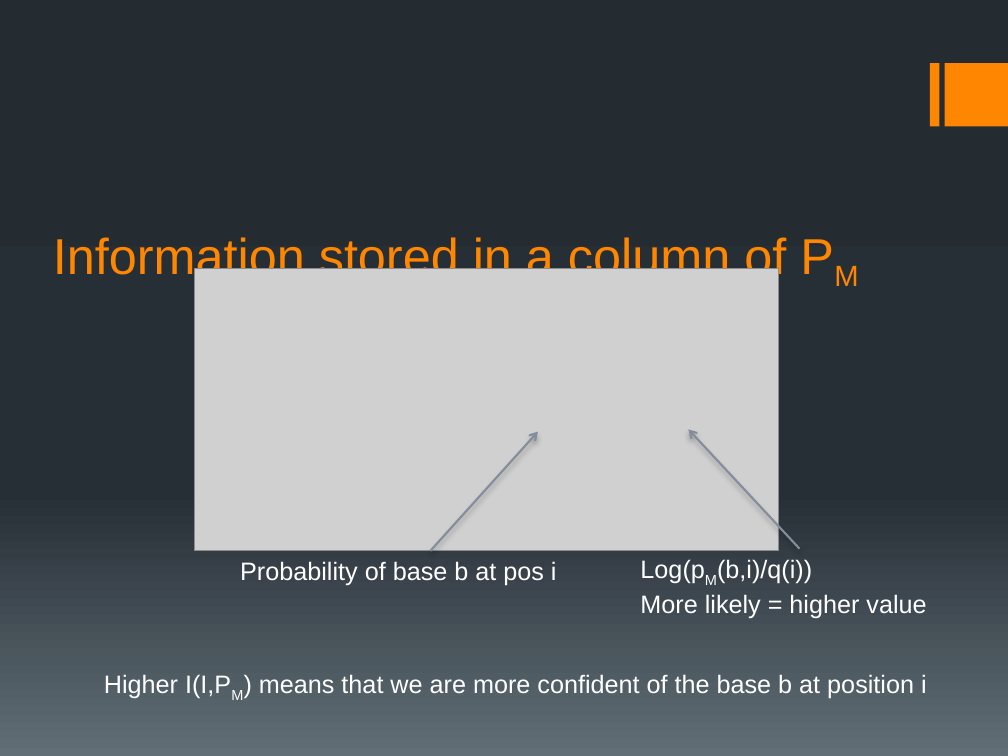
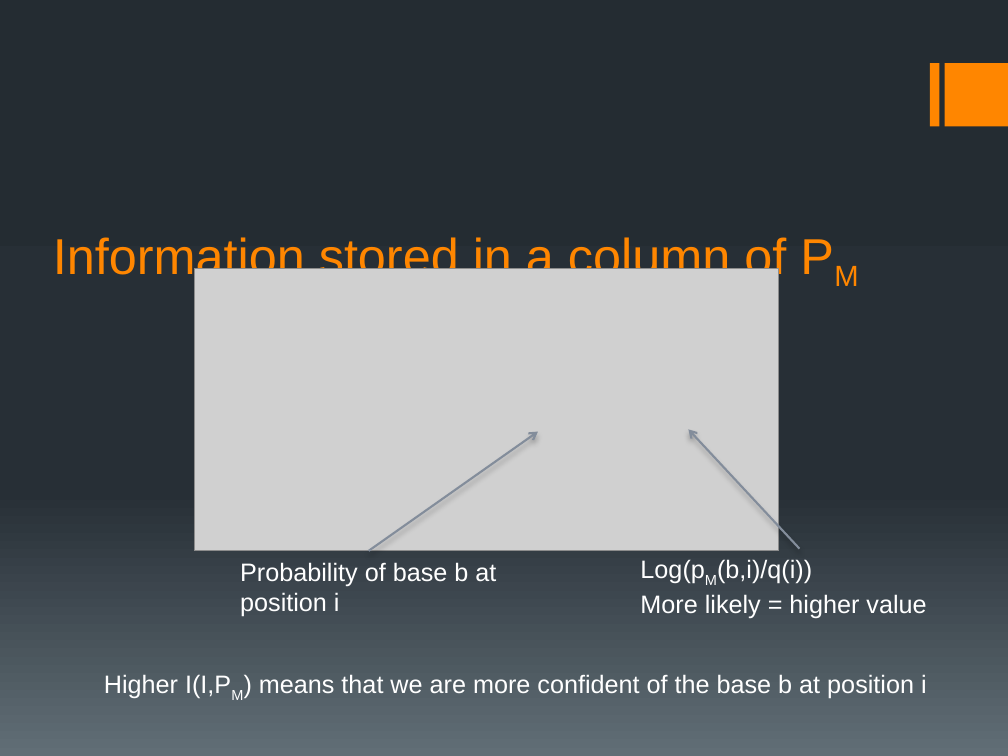
Before and after one commit to ship561/final-project, a slide deck: slide 8 of bioinformatics presentation.pptx (slide 9 before the commit). Drawn at 1008x756 pixels with LibreOffice and Linux fonts; fonts in the diff are those of the drawing; grey boxes stand for pictures. Boxes give left, top, right and bottom in pixels: in the first picture for what was removed or moved away, otherwise in the second. Text is boxed around its words. In the diff, an @@ line names an element or a change of style, - is before the commit and + after.

```diff
--- a/bioinformatics presentation.pptx
+++ b/bioinformatics presentation.pptx
@@ arrow moved from (430, 550) - (538, 431) to (369, 550) - (538, 431) @@
@@ text at (x1=240, y1=562, x2=496, y2=616): text changed @@
-Probability of base b at pos i
+Probability of base b at position i
```
Also in this commit, not shown: 3 other slides changed.
